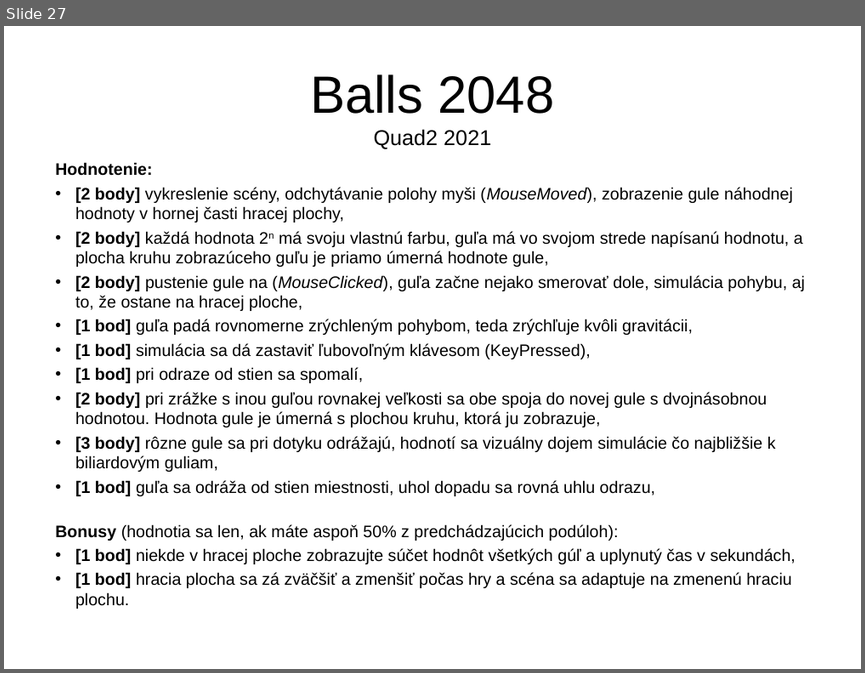
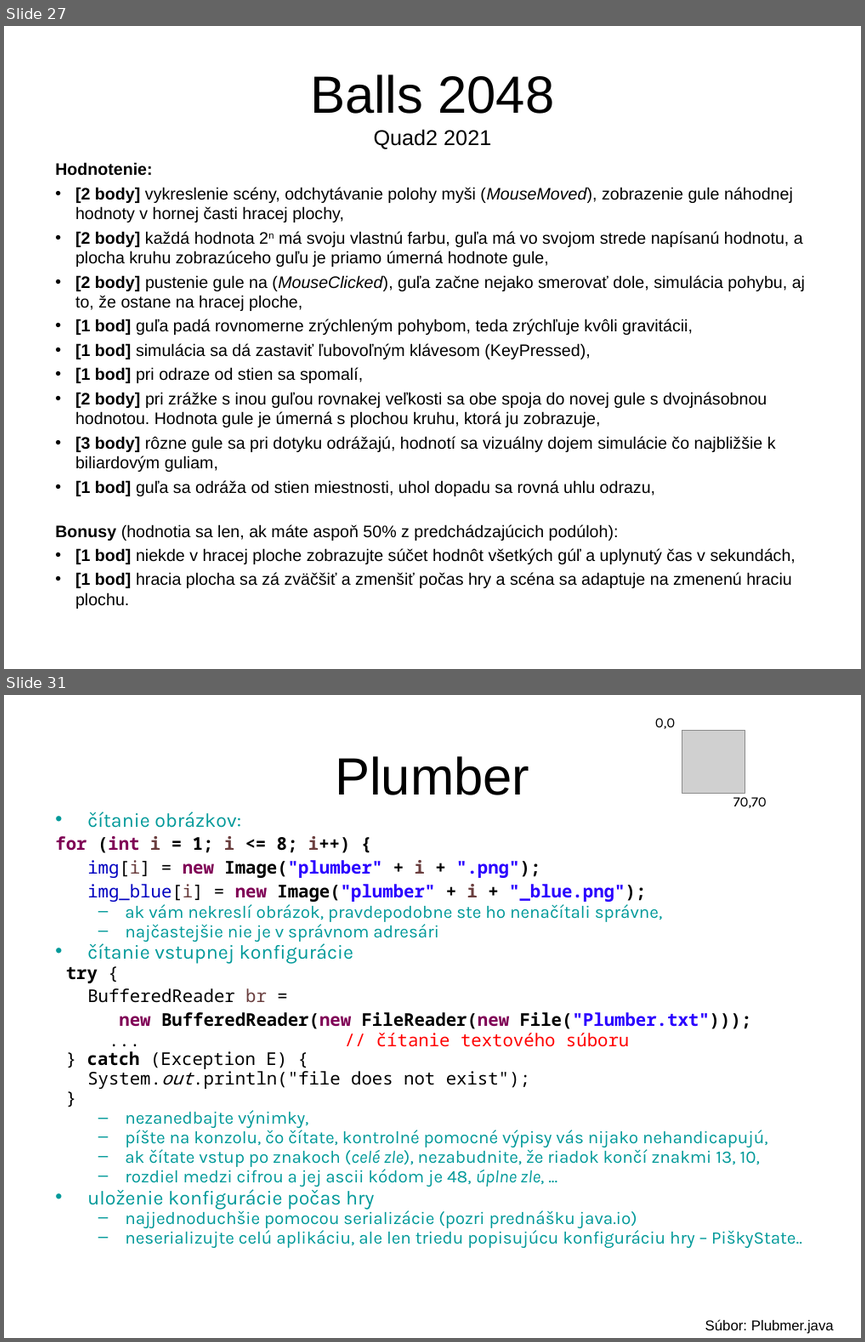
Before and after one commit to Programovanie4/Prednasky, a slide deck: 12/12_java.ppt. Shown one above the other, each under a label of ours: slide 27 before the commit, slides 27 and 31 after it; the slides between them are not shown. The pictures are 865x673 and 865x1342 pixels, drawn with LibreOffice and Linux fonts; fonts in the diff are those of the drawing; grey boxes stand for pictures. Boxes give left, top, right and bottom in pixels: in the first picture for what was removed or moved away, otherwise in the second. Text is boxed around its words. In the diff, an @@ line names an element or a change of style, - is before the commit and + after.

```diff
--- a/12/12_java.ppt
+++ b/12/12_java.ppt
@@ slide 31 added at (4, 695, 861, 1338), background #FFFFFF @@
@@ text added at (655, 718, 675, 729), 12 pt, text #000000 @@
+0,0
@@ picture added at (682, 731, 745, 794) @@
@@ title added at (335, 756, 529, 795), 44 pt, text #000000 @@
+Plumber
@@ text added at (55, 811, 802, 1247), 14.8 pt, text #009999 @@
+• čítanie obrázkov:
+for (int i = 1; i <= 8; i++) {
+img[i] = new Image("plumber" + i + ".png");
+img_blue[i] = new Image("plumber" + i + "_blue.png");
+  – ak vám nekreslí obrázok, pravdepodobne ste ho nenačítali správne,
+  – najčastejšie nie je v správnom adresári
+• čítanie vstupnej konfigurácie
+try {
+BufferedReader br =
+new BufferedReader(new FileReader(new File("Plumber.txt")));
+... // čítanie textového súboru
+} catch (Exception E) {
+System.out.println("file does not exist");
+}
+  – nezanedbajte výnimky,
+  – píšte na konzolu, čo čítate, kontrolné pomocné výpisy vás nijako nehandicapujú,
+  – ak čítate vstup po znakoch (celé zle), nezabudnite, že riadok končí znakmi 13, 10,
+  – rozdiel medzi cifrou a jej ascii kódom je 48, úplne zle, ...
+• uloženie konfigurácie počas hry
+  – najjednoduchšie pomocou serializácie (pozri prednášku java.io)
+  – neserializujte celú aplikáciu, ale len triedu popisujúcu konfiguráciu hry – PiškyState..
@@ text added at (733, 797, 766, 808), 12 pt, text #000000 @@
+70,70
@@ text added at (705, 1319, 834, 1333), 12 pt, text #000000 @@
+Súbor: Plubmer.java
```
Also in this commit, not shown: 2 slides changed, 9 other slides added, 5 other files.
